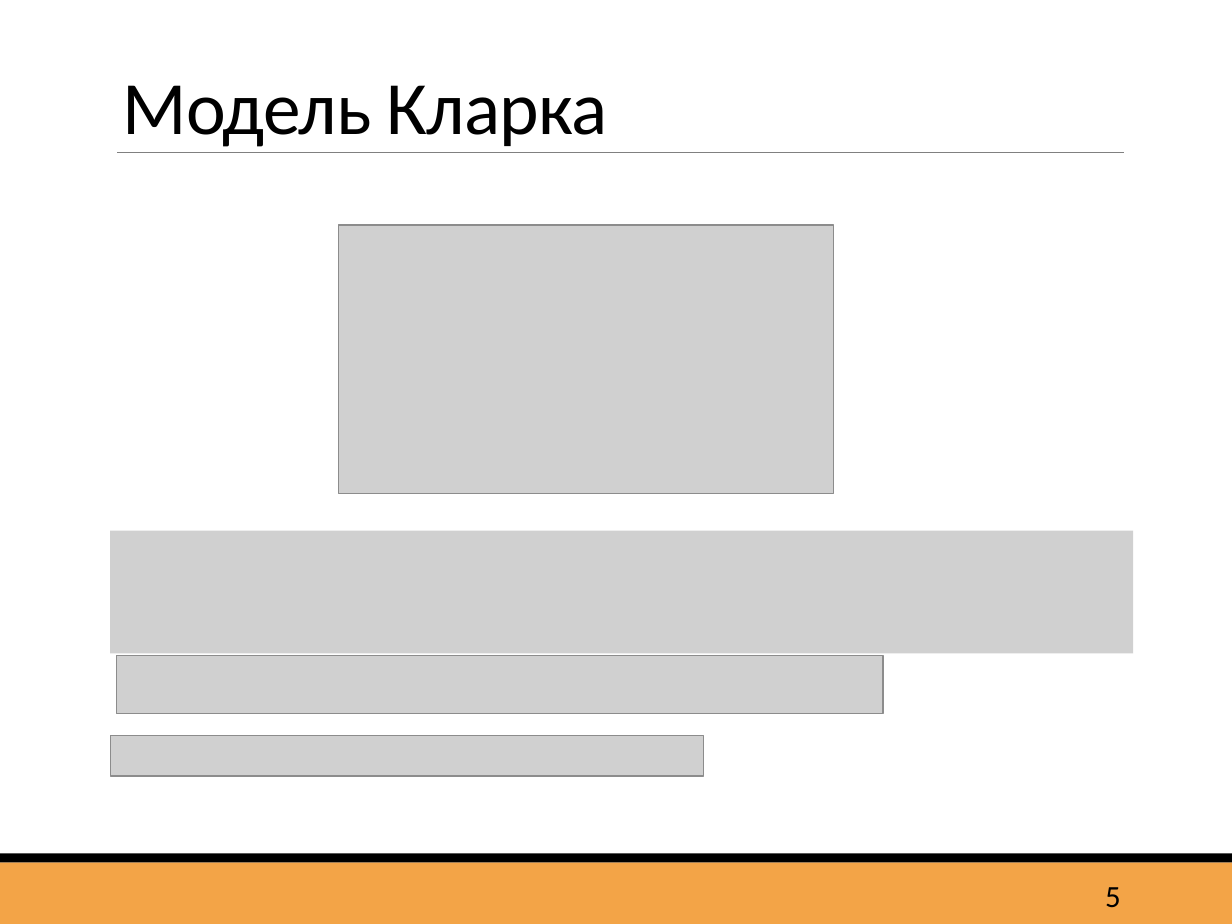
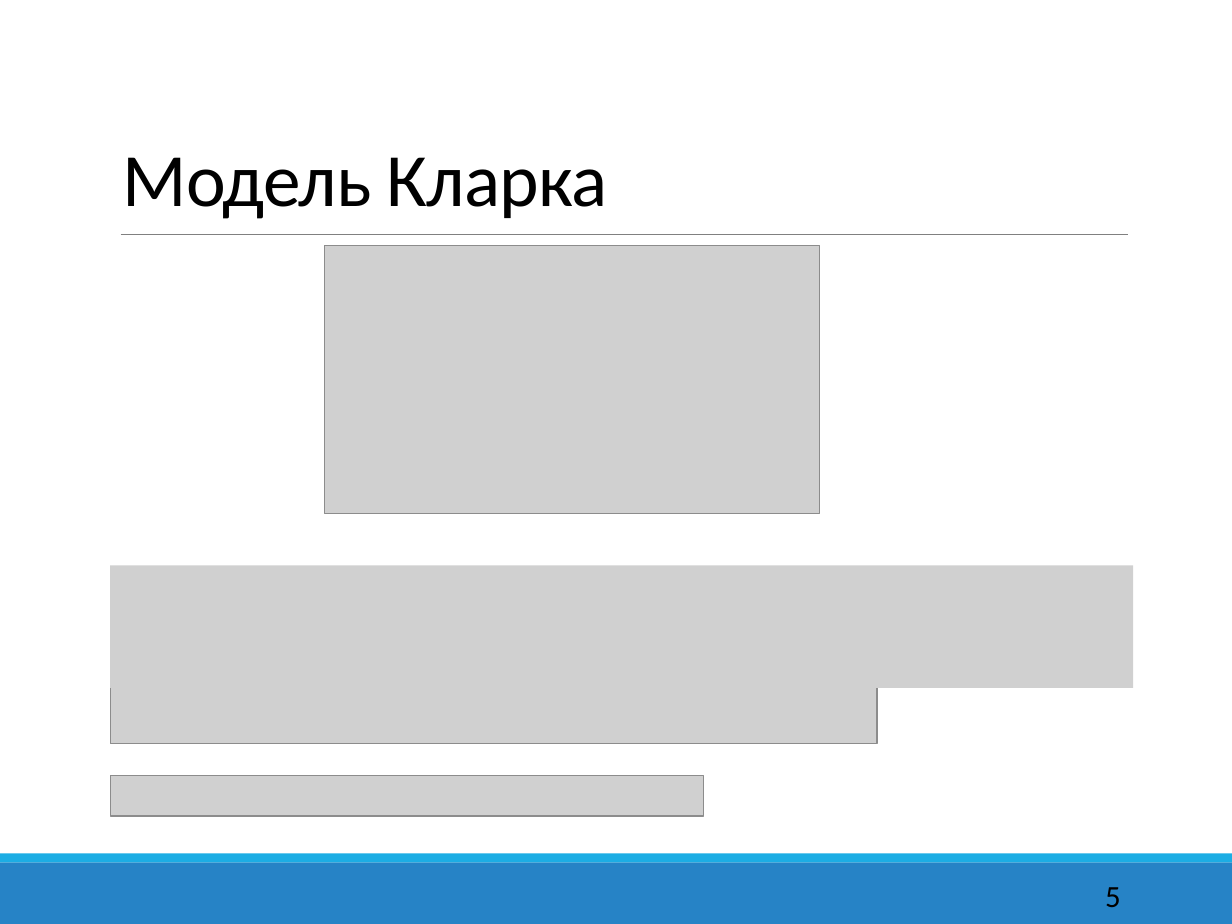
Before and after one commit to Zheki4S/Adaptive_modulation, a slide deck: slide 5 of Presentation_Simonov.PPTX. Drawn at 1232x924 pixels with LibreOffice and Linux fonts; fonts in the diff are those of the drawing; grey boxes stand for pictures. Boxes give left, top, right and bottom in pixels: in the first picture for what was removed or moved away, otherwise in the second. Text is boxed around its words. In the diff, an @@ line names an element or a change of style, - is before the commit and + after.

```diff
--- a/Presentation_Simonov.PPTX
+++ b/Presentation_Simonov.PPTX
@@ title "Модель Кларка": place and size @@
-title "Модель Кларка" at box(123, 85, 607, 147)
+title "Модель Кларка" at box(123, 157, 607, 219)
@@ line moved from (117, 152) - (1124, 152) to (121, 234) - (1127, 234) @@
@@ picture: place and size @@
-picture at box(339, 225, 834, 494)
+picture at box(324, 245, 819, 514)
@@ picture: place and size @@
-picture at box(110, 531, 1132, 654)
+picture at box(110, 565, 1132, 689)
@@ picture: place and size @@
-picture at box(116, 655, 882, 713)
+picture at box(110, 685, 876, 743)
@@ picture: place and size @@
-picture at box(110, 736, 702, 776)
+picture at box(110, 776, 702, 817)
@@ rectangle at box(0, 862, 1232, 924): fill #F3A447 to #2683C6 @@
@@ rectangle at box(0, 854, 1232, 862): fill #000000 to #1CADE4 @@
```
Also in this commit, not shown: 15 other slides changed.
